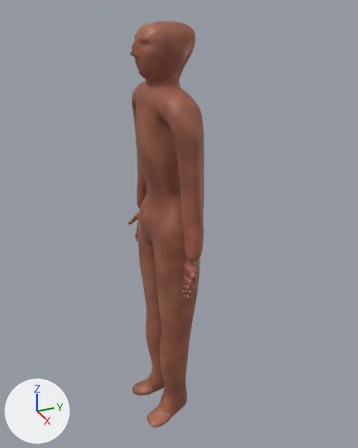
A saved change to the Blender file assets/characters/source/heroi_julia/heroi_julia_pbr.blend.
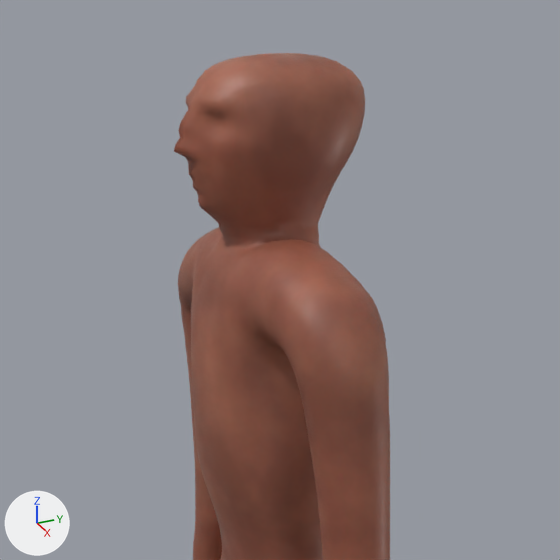
There are two pictures of each version: one whole from a camera (50 mm lens) standing at (1.719, -0.716, 1.808) and looking at (-0.018, 0.066, 0.939), one close up on the part from 20% to 73% of the width and 1% to 43% of the height. The lights are fixed; the arrows at lower left show +X, +Y and +Z. The last two pictures show the newer version.

The first close-up shows 'JuliaBase'.
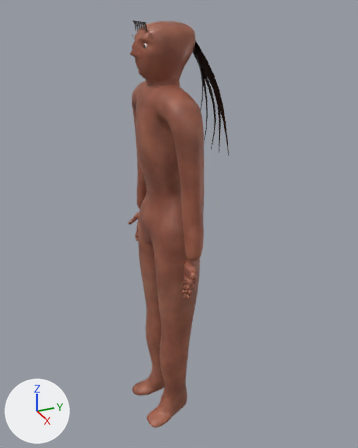
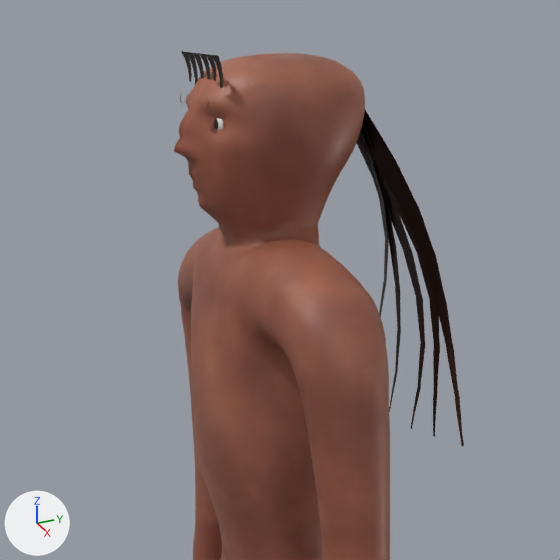
Location of each change, (x1, y1, x2, y2) in pixels of the close-ups (560 x 560 px):
'cabelo_mecha_04', added
    after: (359, 110, 464, 446)
'cabelo_mecha_02', added
    after: (357, 143, 425, 429)
'cabelo_mecha_03', added
    after: (357, 138, 440, 436)
'cabelo_mecha_01', added
    after: (362, 122, 401, 412)
'cabelo_mecha_00', added
    after: (360, 131, 389, 318)
'franja_05', added
    after: (212, 55, 223, 88)
'franja_01', added
    after: (187, 52, 198, 84)
'franja_02', added
    after: (194, 53, 204, 79)
'franja_00', added
    after: (181, 51, 192, 82)
'franja_03', added
    after: (199, 53, 210, 79)
'franja_04', added
    after: (206, 54, 216, 81)
'olho_esclera_l', added
    after: (214, 118, 223, 130)

Edits to the bpy script that builds the scene:
```text
Add mat_alpha_scissor:
    mat_alpha_scissor = bpy.data.materials.new('alpha_scissor')
    # uses the picture img_julia_cabelo_alpha_png
Add mat_olhoesclera:
    mat_olhoesclera = bpy.data.materials.new('OlhoEsclera')
    # uses the picture img_julia_olho_albedo_jpg
    # uses the picture img_julia_olho_normal_jpg
Add ob_franja_05:
    ob_franja_05 = bpy.data.objects.new('franja_05', me_franja_05)  # 10 vertices, 4 faces; spans x 0.0419..0.0685, y -0.0921..-0.0858, z 1.6987..1.7335
    ob_franja_05.location = (0.0, 0.0, 0.0)
Add ob_franja_04:
    ob_franja_04 = bpy.data.objects.new('franja_04', me_franja_04)  # 10 vertices, 4 faces; spans x 0.0209..0.0476, y -0.0921..-0.0858, z 1.7056..1.7335
    ob_franja_04.location = (0.0, 0.0, 0.0)
Add ob_franja_03:
    ob_franja_03 = bpy.data.objects.new('franja_03', me_franja_03)  # 10 vertices, 4 faces; spans x 0.0..0.0267, y -0.0921..-0.0858, z 1.7043..1.7335
    ob_franja_03.location = (0.0, 0.0, 0.0)
Add ob_franja_02:
    ob_franja_02 = bpy.data.objects.new('franja_02', me_franja_02)  # 10 vertices, 4 faces; spans x -0.0209..0.0058, y -0.0921..-0.0858, z 1.6968..1.7335
    ob_franja_02.location = (0.0, 0.0, 0.0)
Add ob_franja_01:
    ob_franja_01 = bpy.data.objects.new('franja_01', me_franja_01)  # 10 vertices, 4 faces; spans x -0.0419..-0.0152, y -0.0921..-0.0858, z 1.694..1.7335
    ob_franja_01.location = (0.0, 0.0, 0.0)
Add ob_franja_00:
    ob_franja_00 = bpy.data.objects.new('franja_00', me_franja_00)  # 10 vertices, 4 faces; spans x -0.0628..-0.0361, y -0.0921..-0.0858, z 1.7..1.7335
    ob_franja_00.location = (0.0, 0.0, 0.0)
Add ob_cabelo_mecha_04:
    ob_cabelo_mecha_04 = bpy.data.objects.new('cabelo_mecha_04', me_cabelo_mecha_04)  # 16 vertices, 7 faces; spans x -0.02..0.151, y 0.093..0.207, z 1.267..1.669
    ob_cabelo_mecha_04.location = (0.0, 0.0, 0.0)
Add ob_cabelo_mecha_03:
    ob_cabelo_mecha_03 = bpy.data.objects.new('cabelo_mecha_03', me_cabelo_mecha_03)  # 16 vertices, 7 faces; spans x -0.036..0.071, y 0.097..0.207, z 1.258..1.669
    ob_cabelo_mecha_03.location = (0.0, 0.0, 0.0)
Add ob_cabelo_mecha_02:
    ob_cabelo_mecha_02 = bpy.data.objects.new('cabelo_mecha_02', me_cabelo_mecha_02)  # 16 vertices, 7 faces; spans x -0.033..0.023, y 0.1..0.208, z 1.25..1.669
    ob_cabelo_mecha_02.location = (0.0, 0.0, 0.0)
Add ob_cabelo_mecha_01:
    ob_cabelo_mecha_01 = bpy.data.objects.new('cabelo_mecha_01', me_cabelo_mecha_01)  # 16 vertices, 7 faces; spans x -0.07..0.036, y 0.097..0.207, z 1.258..1.669
    ob_cabelo_mecha_01.location = (0.0, 0.0, 0.0)
Add ob_cabelo_mecha_00:
    ob_cabelo_mecha_00 = bpy.data.objects.new('cabelo_mecha_00', me_cabelo_mecha_00)  # 16 vertices, 7 faces; spans x -0.146..0.025, y 0.093..0.207, z 1.267..1.669
    ob_cabelo_mecha_00.location = (0.0, 0.0, 0.0)
Add ob_olho_esclera_l:
    ob_olho_esclera_l = bpy.data.objects.new('olho_esclera_l', me_olho_esclera_l)  # 129 vertices, 128 faces; spans x 0.0251..0.0469, y -0.0898..-0.0825, z 1.6473..1.6691
    ob_olho_esclera_l.location = (0.0, 0.0, 0.0)
```
